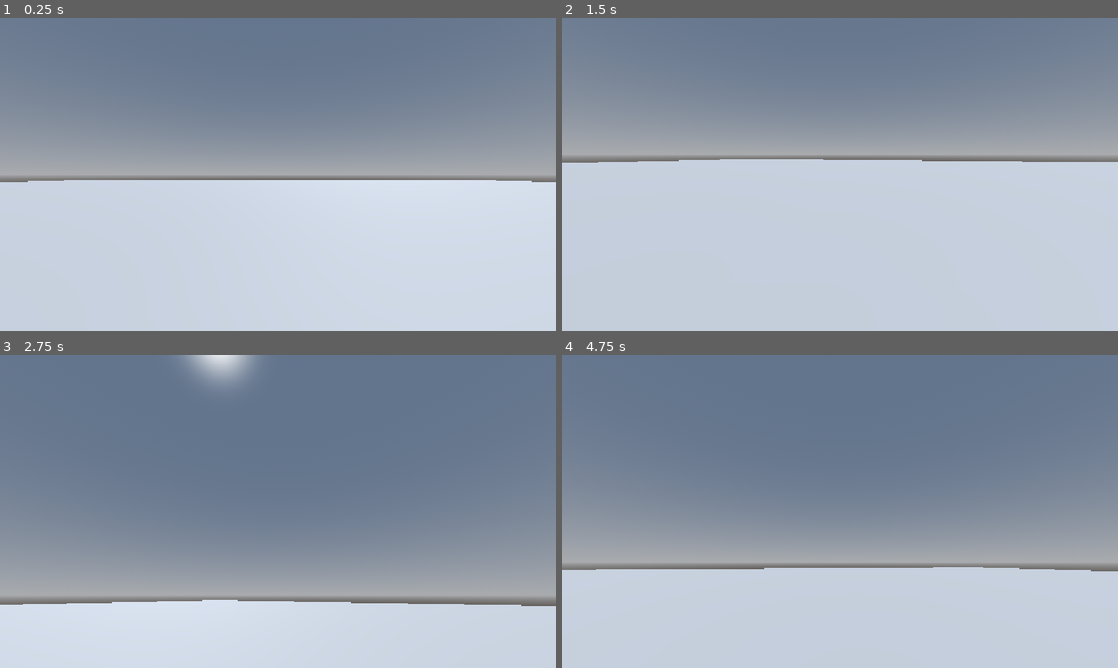
Above: before the commit, frames 1-4 (two rows, left to right).
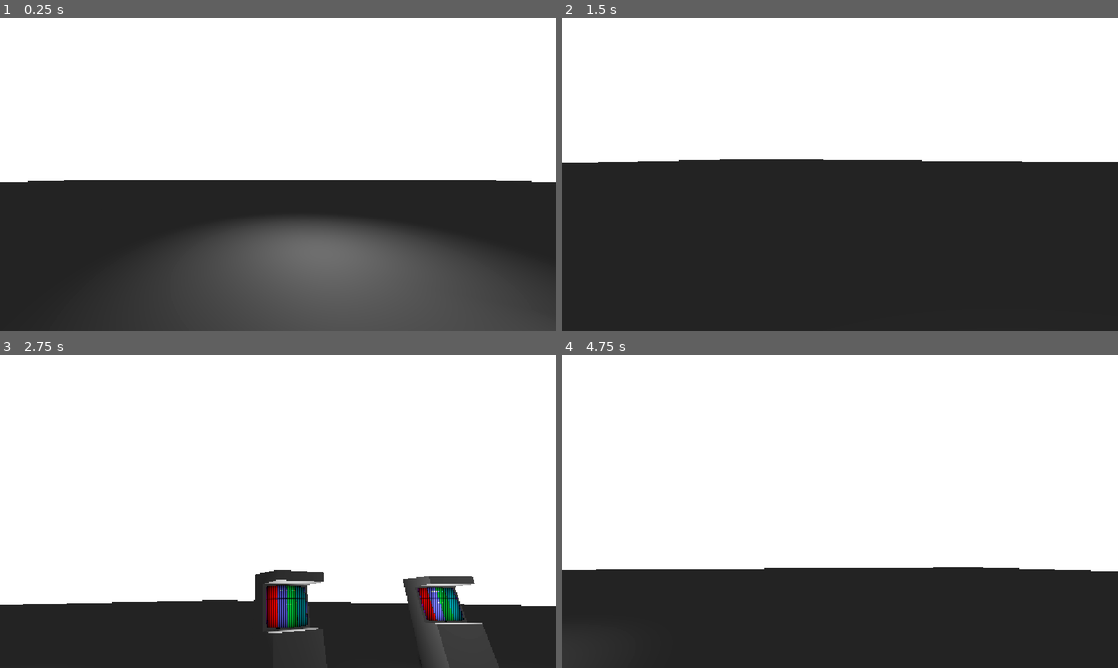
Above: after the commit, the same moments.

Repository: RuffledPlume/WildJam97
Game: Godot game, scene res://levels/lvl_sandbox.tscn
Two runs of this game, one before a commit and one after it. Both use one fixed random seed, a clock stepped at 60 frames per second and the inputs below. Before the commit the project has no main scene; this scene is started directly in both runs.
Inputs (mouse positions are in pixels of both pictures, inside the frame that each line leads up to):
- Up to frame 1 (0.25 s): no input
- Up to frame 2 (1.5 s): tap Enter at 0.5 s; move the mouse to (867, 174) at 0.52 s; hold W (main_player_move_forward) from 0.53 s (still down); move the mouse to (812, 174) at 1.27 s
- Up to frame 3 (2.75 s): keep holding W (main_player_move_forward); move the mouse to (289, 505) at 2.02 s
- Up to frame 4 (4.75 s): keep holding W (main_player_move_forward); move the mouse to (834, 517) at 2.77 s; move the mouse to (878, 514) at 3.52 s; move the mouse to (795, 508) at 4.27 s

The runs differ from the first frame. In frame 1, 100% of the frame differs, in the area x 0-100%, y 0-100%; in frame 2, 100%; in frame 3, 100%; in frame 4, 100%.

Commit message:
Misc Arcade Screen Work

Diff:
--- a/project/levels/lvl_example_arcade_game.tscn
+++ b/project/levels/lvl_example_arcade_game.tscn
@@ -1,9 +1,48 @@
 [gd_scene format=3 uid="uid://i07ybshp4770"]
 
 [ext_resource type="Script" uid="uid://dv0vfijm76psm" path="res://scripts/arcade_game.gd" id="1_p8x0j"]
+[ext_resource type="Script" uid="uid://2jfibgo4m864" path="res://scripts/play_on_ready.gd" id="2_05tok"]
 
 [sub_resource type="LabelSettings" id="LabelSettings_rltbh"]
 font_size = 36
+
+[sub_resource type="Animation" id="Animation_p8x0j"]
+length = 0.001
+tracks/0/type = "value"
+tracks/0/imported = false
+tracks/0/enabled = true
+tracks/0/path = NodePath("Title_Screen/HBoxContainer:position")
+tracks/0/interp = 1
+tracks/0/loop_wrap = true
+tracks/0/keys = {
+"times": PackedFloat32Array(0),
+"transitions": PackedFloat32Array(1),
+"update": 0,
+"values": [Vector2(-424, 0)]
+}
+
+[sub_resource type="Animation" id="Animation_05tok"]
+resource_name = "new_animation"
+length = 10.1
+loop_mode = 1
+tracks/0/type = "value"
+tracks/0/imported = false
+tracks/0/enabled = true
+tracks/0/path = NodePath("Title_Screen/HBoxContainer:position")
+tracks/0/interp = 1
+tracks/0/loop_wrap = true
+tracks/0/keys = {
+"times": PackedFloat32Array(0, 5.03, 10.05),
+"transitions": PackedFloat32Array(1, 1, 1),
+"update": 0,
+"values": [Vector2(-424, 0), Vector2(-1.085, 0), Vector2(-288.39, 0)]
+}
+
+[sub_resource type="AnimationLibrary" id="AnimationLibrary_ot5gr"]
+_data = {
+&"RESET": SubResource("Animation_p8x0j"),
+&"new_animation": SubResource("Animation_05tok")
+}
 
 [node name="Node2D" type="Node2D" unique_id=1313414700 node_paths=PackedStringArray("insert_coin_text")]
 script = ExtResource("1_p8x0j")
@@ -15,8 +54,49 @@
 anchors_preset = 15
 anchor_right = 1.0
 anchor_bottom = 1.0
+offset_right = 1024.0
+offset_bottom = 1024.0
 grow_horizontal = 2
 grow_vertical = 2
+
+[node name="HBoxContainer" type="HBoxContainer" parent="Title_Screen" unique_id=1289250969]
+layout_mode = 1
+anchors_preset = 15
+anchor_right = 1.0
+anchor_bottom = 1.0
+offset_left = -424.0
+grow_horizontal = 2
+grow_vertical = 2
+
+[node name="ColorRect" type="ColorRect" parent="Title_Screen/HBoxContainer" unique_id=1415181038]
+layout_mode = 2
+size_flags_horizontal = 3
+color = Color(1, 0, 1, 1)
+
+[node name="ColorRect2" type="ColorRect" parent="Title_Screen/HBoxContainer" unique_id=1597424304]
+layout_mode = 2
+size_flags_horizontal = 3
+color = Color(1, 0, 0, 1)
+
+[node name="ColorRect3" type="ColorRect" parent="Title_Screen/HBoxContainer" unique_id=1846606251]
+layout_mode = 2
+size_flags_horizontal = 3
+color = Color(0.46246666, 0.44369033, 1, 1)
+
+[node name="ColorRect4" type="ColorRect" parent="Title_Screen/HBoxContainer" unique_id=298783777]
+layout_mode = 2
+size_flags_horizontal = 3
+color = Color(6.6420434e-06, 0.64436567, 0.25753224, 1)
+
+[node name="ColorRect5" type="ColorRect" parent="Title_Screen/HBoxContainer" unique_id=297673912]
+layout_mode = 2
+size_flags_horizontal = 3
+color = Color(0, 0.6023921, 0.6704803, 1)
+
+[node name="ColorRect6" type="ColorRect" parent="Title_Screen/HBoxContainer" unique_id=1231723972]
+layout_mode = 2
+size_flags_horizontal = 3
+color = Color(0.40318576, 0.46596122, 1, 1)
 
 [node name="Label2" type="Label" parent="Title_Screen" unique_id=371416078]
 layout_mode = 0
@@ -35,3 +115,9 @@
 offset_bottom = 155.0
 text = "Example Arcade Game"
 label_settings = SubResource("LabelSettings_rltbh")
+
+[node name="AnimationPlayer" type="AnimationPlayer" parent="." unique_id=1278310647 node_paths=PackedStringArray("player")]
+libraries/ = SubResource("AnimationLibrary_ot5gr")
+script = ExtResource("2_05tok")
+player = NodePath(".")
+animation_name = "new_animation"
--- a/project/levels/lvl_sandbox.tscn
+++ b/project/levels/lvl_sandbox.tscn
@@ -2,29 +2,61 @@
 
 [ext_resource type="PackedScene" uid="uid://c72mf508kj7j3" path="res://prefabs/pf_main_player.tscn" id="1_pj36p"]
 [ext_resource type="PackedScene" uid="uid://d2dejs4wlbtlq" path="res://prefabs/pf_example_arcade_machine.tscn" id="2_gfot2"]
+[ext_resource type="Shader" uid="uid://dp27kn2wv3fv1" path="res://shaders/arcade_crt.gdshader" id="2_p4efw"]
 
-[sub_resource type="ProceduralSkyMaterial" id="ProceduralSkyMaterial_gfot2"]
-sky_horizon_color = Color(0.66224277, 0.6717428, 0.6867428, 1)
-ground_horizon_color = Color(0.66224277, 0.6717428, 0.6867428, 1)
+[sub_resource type="ViewportTexture" id="ViewportTexture_p4efw"]
+viewport_path = NodePath("SubViewport")
 
-[sub_resource type="Sky" id="Sky_p4efw"]
-sky_material = SubResource("ProceduralSkyMaterial_gfot2")
+[sub_resource type="ShaderMaterial" id="ShaderMaterial_75r4t"]
+resource_local_to_scene = true
+render_priority = 0
+shader = ExtResource("2_p4efw")
+shader_parameter/screen_texture = SubResource("ViewportTexture_p4efw")
+
+[sub_resource type="DrawableTexture2D" id="DrawableTexture2D_vfjr8"]
+resource_local_to_scene = true
+
+[sub_resource type="ViewportTexture" id="ViewportTexture_sceuq"]
+viewport_path = NodePath("SubViewport")
 
 [sub_resource type="Environment" id="Environment_75r4t"]
-background_mode = 2
-sky = SubResource("Sky_p4efw")
+ambient_light_color = Color(0.01973007, 0.1839292, 0.41201982, 1)
+ambient_light_energy = 3.05
+ssao_enabled = true
+ssil_enabled = true
+ssil_intensity = 1.5
+sdfgi_use_occlusion = true
 glow_enabled = true
 
 [node name="LvlSandbox" type="Node3D" unique_id=103237972]
+
+[node name="ExampleArcadeMachine" parent="." unique_id=1824771371 instance=ExtResource("2_gfot2")]
+transform = Transform3D(0.88026094, 0, -0.47448996, 0, 1, 0, 0.47448996, 0, 0.88026094, 6.2213016, 0.50568414, -0.7640904)
+
+[node name="ExampleArcadeMachine2" parent="." unique_id=1544364039 instance=ExtResource("2_gfot2")]
+transform = Transform3D(0.5759856, 0, -0.8174598, 0, 1, 0, 0.8174598, 0, 0.5759856, 9.140249, 0.50568414, 1.7136841)
+
+[node name="ExampleArcadeMachine3" parent="." unique_id=839034064 instance=ExtResource("2_gfot2")]
+transform = Transform3D(-0.02659759, 0, -0.9996462, 0, 1, 0, 0.9996462, 0, -0.02659759, 9.711819, 0.50568414, 5.8979006)
+
+[node name="Screen" parent="ExampleArcadeMachine3" index="3" unique_id=785006571]
+surface_material_override/0 = SubResource("ShaderMaterial_75r4t")
+
+[node name="AreaLight3D" parent="ExampleArcadeMachine3/Screen" index="0" unique_id=1962434662]
+area_texture = SubResource("DrawableTexture2D_vfjr8")
+screen_texture = SubResource("ViewportTexture_sceuq")
+update_delay = 0.01786733333333329
+
+[node name="DirectionalLight3D" type="DirectionalLight3D" parent="." unique_id=1607199037]
+transform = Transform3D(-0.01785189, -0.86588746, 0.49992025, 2.7805946e-08, 0.49999994, 0.86602545, -0.9998407, 0.015460163, -0.0089259595, 0, 0, 0)
+shadow_enabled = true
+directional_shadow_mode = 0
+sky_mode = 2
 
 [node name="CharacterBody3D" parent="." unique_id=835210181 instance=ExtResource("1_pj36p")]
 
 [node name="WorldEnvironment" type="WorldEnvironment" parent="." unique_id=236298632]
 environment = SubResource("Environment_75r4t")
-
-[node name="DirectionalLight3D" type="DirectionalLight3D" parent="." unique_id=943372227]
-transform = Transform3D(-0.8660254, -0.43301278, 0.25, 0, 0.49999997, 0.86602545, -0.50000006, 0.75, -0.43301266, 0, 2.098584, 0)
-shadow_enabled = true
 
 [node name="CSGCombiner3D" type="CSGCombiner3D" parent="." unique_id=1492821613]
 use_collision = true
@@ -33,5 +65,7 @@
 transform = Transform3D(1, 0, 0, 0, 1, 0, 0, 0, 1, 0.49206543, -0.16343701, 0.019042969)
 size = Vector3(115, 0.32373047, 126)
 
-[node name="ExampleArcadeMachine" parent="." unique_id=1824771371 instance=ExtResource("2_gfot2")]
-transform = Transform3D(-0.7071068, 0, -0.7071068, 0, 1, 0, 0.7071068, 0, -0.7071068, 3.0394742, 0.50563294, 4.3236146)
+[node name="OmniLight3D" type="OmniLight3D" parent="." unique_id=28121360]
+transform = Transform3D(1, 0, 0, 0, 1, 0, 0, 0, 1, 0.9156149, 2.080431, -4.2823076)
+
+[editable path="ExampleArcadeMachine3"]
--- a/project/prefabs/pf_example_arcade_machine.tscn
+++ b/project/prefabs/pf_example_arcade_machine.tscn
@@ -3,6 +3,7 @@
 [ext_resource type="PackedScene" uid="uid://cntpcve5rjgqy" path="res://prefabs/pf_arcade_machine_base.tscn" id="1_34as7"]
 [ext_resource type="PackedScene" uid="uid://i07ybshp4770" path="res://levels/lvl_example_arcade_game.tscn" id="2_vq7cp"]
 [ext_resource type="Shader" uid="uid://dp27kn2wv3fv1" path="res://shaders/arcade_crt.gdshader" id="3_varhu"]
+[ext_resource type="Script" uid="uid://dbfpvu5etb6yk" path="res://scripts/arcade_screen_light.gd" id="4_2su1k"]
 
 [sub_resource type="QuadMesh" id="QuadMesh_rltbh"]
 
@@ -14,6 +15,12 @@
 render_priority = 0
 shader = ExtResource("3_varhu")
 shader_parameter/screen_texture = SubResource("ViewportTexture_navsu")
+
+[sub_resource type="DrawableTexture2D" id="DrawableTexture2D_navsu"]
+resource_local_to_scene = true
+
+[sub_resource type="ViewportTexture" id="ViewportTexture_varhu"]
+viewport_path = NodePath("SubViewport")
 
 [node name="ExampleArcadeMachine" type="Node3D" unique_id=1824771371]
 
@@ -29,6 +36,18 @@
 [node name="Node2D" type="Node2D" parent="." unique_id=1374641989]
 
 [node name="Screen" type="MeshInstance3D" parent="." unique_id=785006571]
-transform = Transform3D(0.92252755, 0, 0, 0, 0.7499286, 0.11711964, 0, -0.08844003, 0.9931178, 0, 0.90966964, -0.0051443093)
+transform = Transform3D(0.92252755, 0, 0, 0, 0.7532775, 0.06991987, 0, -0.05279828, 0.99755263, 0, 0.90670174, -0.040445868)
 mesh = SubResource("QuadMesh_rltbh")
 surface_material_override/0 = SubResource("ShaderMaterial_varhu")
+
+[node name="AreaLight3D" type="AreaLight3D" parent="Screen" unique_id=1962434662]
+transform = Transform3D(-1.0839785, 0, 8.787355e-08, 0, 1.3203738, 0, -9.476441e-08, 0, -1.0051563, -1.7078858e-09, 0.0014294833, 0.016810631)
+light_energy = 3.0
+light_indirect_energy = 3.0
+shadow_enabled = true
+shadow_reverse_cull_face = true
+area_range = 7.0
+area_size = Vector2(1, 0.826)
+area_texture = SubResource("DrawableTexture2D_navsu")
+script = ExtResource("4_2su1k")
+screen_texture = SubResource("ViewportTexture_varhu")
--- a/project/project.godot
+++ b/project/project.godot
@@ -11,6 +11,7 @@
 [application]
 
 config/name="WildJam97"
+run/main_scene="uid://ccj8tt5cnw6v2"
 config/features=PackedStringArray("4.7", "Forward Plus")
 config/icon="res://icon.svg"
 
--- /dev/null
+++ b/project/scripts/arcade_screen_light.gd
@@ -0,0 +1,32 @@
+@tool
+extends AreaLight3D
+
+@export var screen_texture : ViewportTexture
+@export var update_delay := 0.1
+
+var drawable_texture : DrawableTexture2D
+var current_delay := update_delay
+
+func _ready() -> void:
+	drawable_texture = area_texture as DrawableTexture2D
+
+func _process(_delta: float) -> void:
+	if current_delay > 0:
+		current_delay -= _delta
+		return
+
+	if drawable_texture == null || screen_texture == null:
+		return
+
+	var screen_width := screen_texture.get_width()
+	var screen_height := screen_texture.get_height()
+	if screen_width <= 0 || screen_height <= 0:
+		return
+
+	area_texture = null
+	if drawable_texture.get_width() != screen_width || drawable_texture.get_height() != screen_height:
+		drawable_texture.setup(screen_width, screen_height, DrawableTexture2D.DRAWABLE_FORMAT_RGBA8, Color.WHITE, true)
+
+	drawable_texture.blit_rect(Rect2i(0, 0, screen_width, screen_height), screen_texture)
+	area_texture = drawable_texture
+	current_delay = update_delay
--- /dev/null
+++ b/project/scripts/play_on_ready.gd
@@ -0,0 +1,8 @@
+extends Node
+
+@export var player : AnimationPlayer
+@export var animation_name : String
+
+func _ready() -> void:
+	if player != null && animation_name != null:
+		player.play(animation_name)
Not shown, added: project/scripts/arcade_screen_light.gd.uid
Not shown, added: project/scripts/play_on_ready.gd.uid
Not shown, changed: .gitignore
